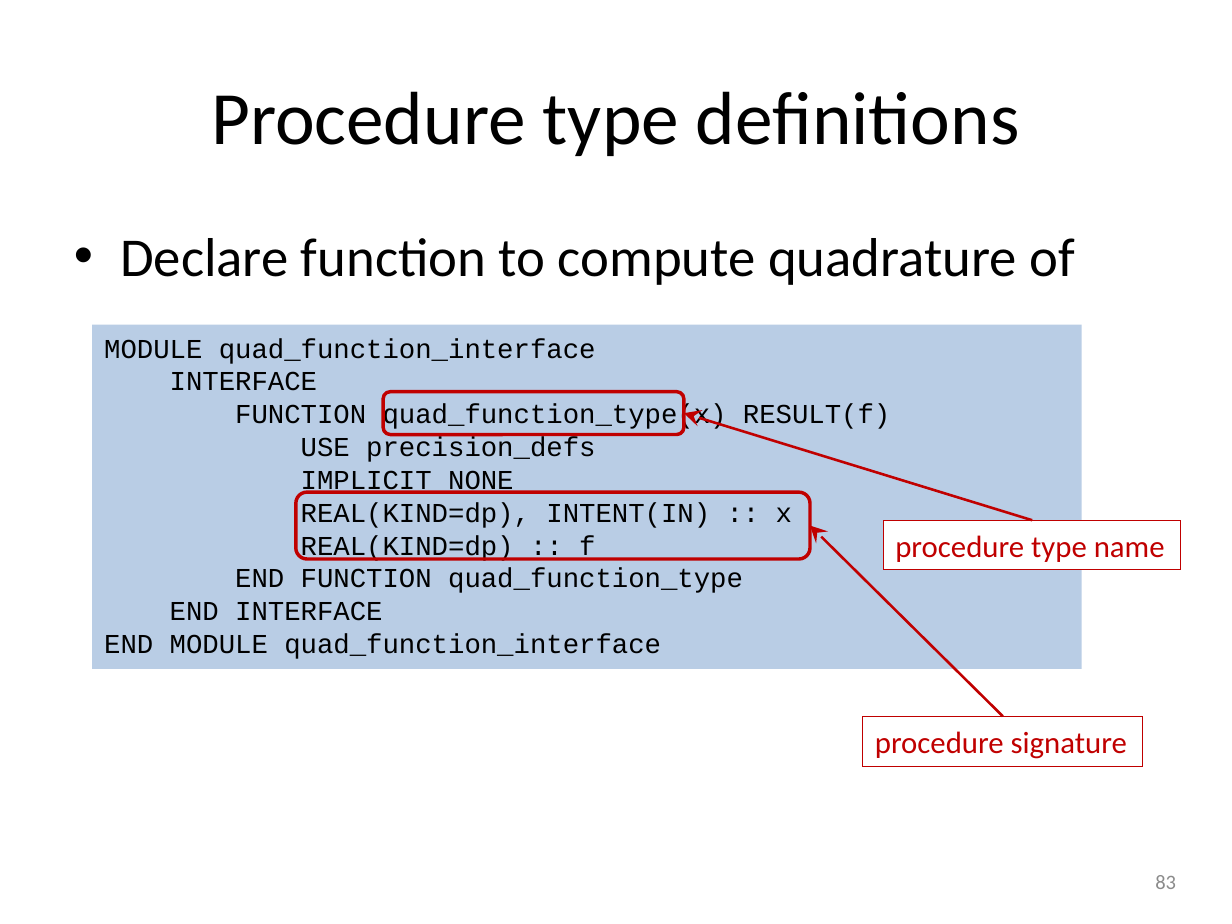
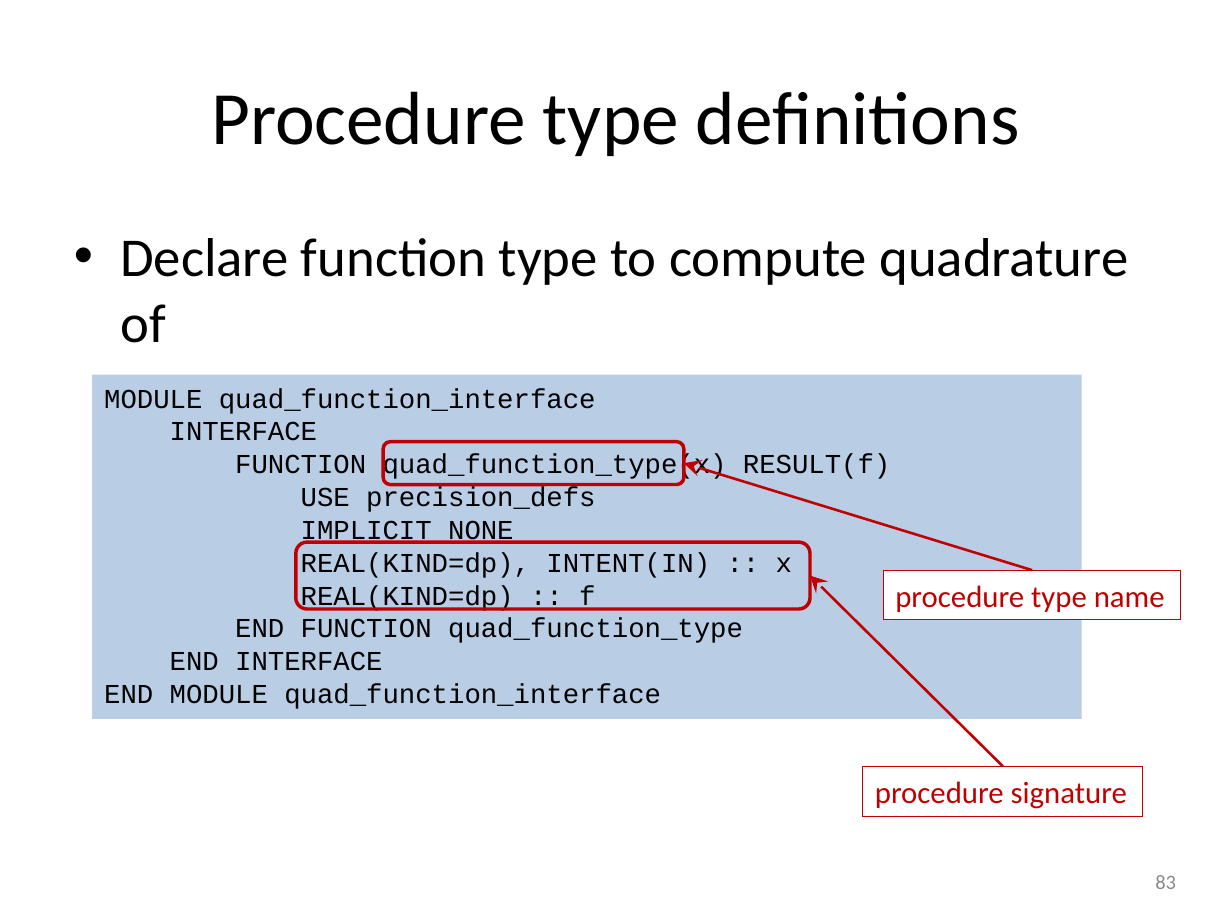
Before and after one commit to gjbex/Fortran-for-programmers, a slide deck: slide 83 of fortran_for_programmers.pptx. Drawn at 1232x924 pixels with LibreOffice and Linux fonts; fonts in the diff are those of the drawing. Boxes give left, top, right and bottom in pixels: in the first picture for what was removed or moved away, otherwise in the second. Text is boxed around its words. In the diff, an @@ line names an element or a change of style, - is before the commit and + after.

```diff
--- a/fortran_for_programmers.pptx
+++ b/fortran_for_programmers.pptx
@@ text at <box>120,238,1128,343</box>: text changed @@
-• Declare function to compute quadrature of
+• Declare function type to compute quadrature of
@@ 3 rectangles, 2 rounded rectangles, 2 arrows: place and size @@
-3 rectangles, 2 rounded rectangles, 2 arrows at <box>92,325,1181,765</box>
+3 rectangles, 2 rounded rectangles, 2 arrows at <box>92,375,1181,816</box>
```
Also in this commit, not shown: 5 other slides changed.
